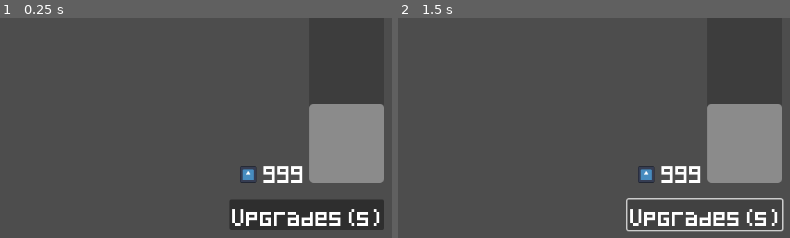
Above: before the commit, frames 1-2 (left to right).
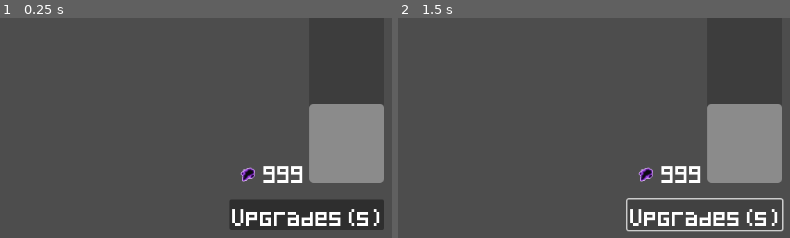
Above: after the commit, the same moments.

Repository: alifeee/loop
Game: Godot game, scene res://scenes/game_ui.tscn
Two runs of this game, one before a commit and one after it. Both use one fixed random seed, a clock stepped at 60 frames per second and the inputs below. This scene is started directly instead of the project's main scene. The engine's default icon, where the game draws it, is replaced by a stand-in: a white triangle on a blue panel in a dark square.
Inputs:
- Up to frame 1 (0.25 s): no input
- Up to frame 2 (1.5 s): click "Upgrades (s)" at 0.5 s; click "Upgrades (s)" at 1.25 s
The pictures show only the part of the screen within x 50-100%, y 50-100%; the shares and areas given below are measured in that part.

The runs differ from the first frame. In frame 1, 0.2% of the frame differs, in the area x 61-66%, y 67-75%; in frame 2, 0.2%.
Error in both runs: Invalid assignment of property or key 'visible' with value of type 'bool' on a base object of type 'null instance'. (res://scripts/game_ui.gd:8)

Commit message:
feat: game ui script

Diff:
--- a/scenes/game_ui.tscn
+++ b/scenes/game_ui.tscn
@@ -1,9 +1,10 @@
-[gd_scene load_steps=5 format=3 uid="uid://by8cyvtvv8mie"]
+[gd_scene load_steps=6 format=3 uid="uid://by8cyvtvv8mie"]
 
 [ext_resource type="Texture2D" uid="uid://du56rrl4erik5" path="res://assets/Temp/Frame 27.png" id="1_u001w"]
 [ext_resource type="Script" uid="uid://ddjeaykm8tiuf" path="res://scripts/game_ui.gd" id="1_u2dgd"]
 [ext_resource type="FontFile" uid="uid://x8elntfmqlmu" path="res://assets/font/Pixeled.ttf" id="2_u2dgd"]
 [ext_resource type="Texture2D" uid="uid://wajv0p62nlg7" path="res://icon.svg" id="3_bt76a"]
+[ext_resource type="Texture2D" uid="uid://bp5fs4g8gmv4t" path="res://assets/non-animations/mote.png" id="5_bt76a"]
 
 [node name="Control" type="Control"]
 layout_mode = 3
@@ -240,7 +241,7 @@
 offset_right = 24.0
 offset_bottom = 12.0
 grow_vertical = 2
-texture = ExtResource("3_bt76a")
+texture = ExtResource("5_bt76a")
 expand_mode = 1
 
 [node name="Shop Button" type="Button" parent="Panel"]
